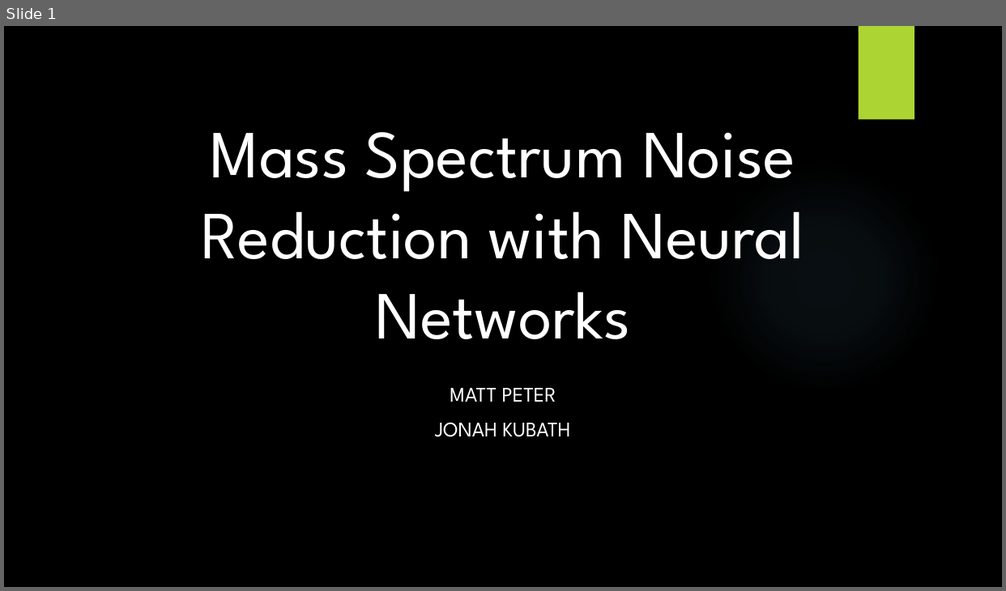
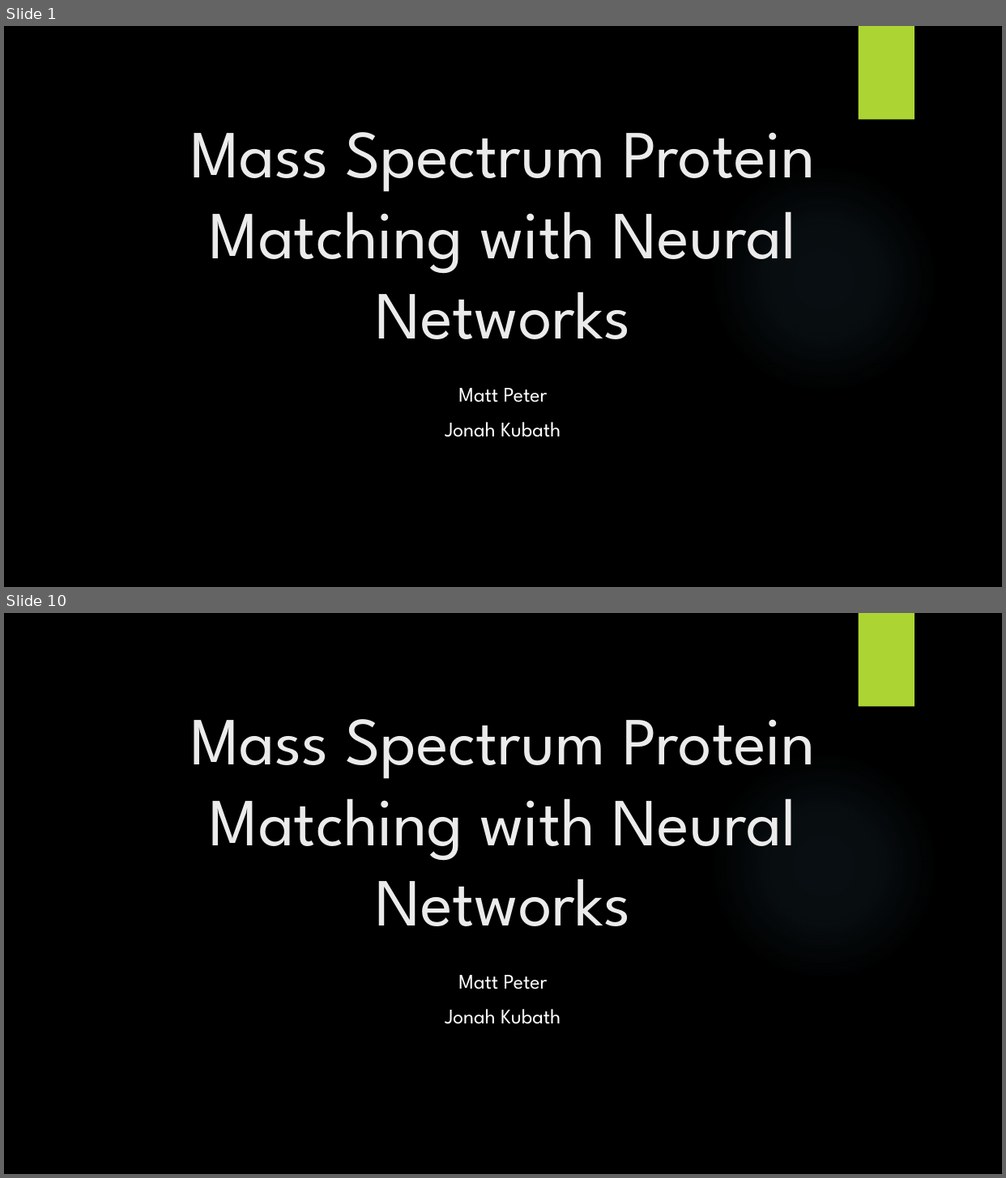
Before and after one commit to jkubath/MS2-Noise-Reduction, a slide deck: Group8.pptx. Shown one above the other, each under a label of ours: slide 1 before the commit, slides 1 and 10 after it; the slides between them are not shown. The pictures are 1006x591 and 1006x1178 pixels, drawn with LibreOffice and Linux fonts; fonts in the diff are those of the drawing; background and template pictures are left out. Boxes give left, top, right and bottom in pixels: in the first picture for what was removed or moved away, otherwise in the second. Text is boxed around its words. In the diff, an @@ line names an element or a change of style, - is before the commit and + after.

```diff
--- a/Group8.pptx
+++ b/Group8.pptx
@@ slide 10 added at (x1=4, y1=613, x2=1002, y2=1174), background picture (left out); not listed: 2 template elements that a slide beside it also shows @@
@@ title added at (x1=190, y1=719, x2=815, y2=926), 64.8 pt, text #EBEBEB @@
+Mass Spectrum Protein Matching with Neural Networks
@@ subtitle added at (x1=445, y1=975, x2=560, y2=1024), 20 pt, text #FFFFFF @@
+Matt Peter
+Jonah Kubath
@@ slide 1 changed as well @@
@@ title at (x1=190, y1=132, x2=815, y2=339): text changed; text colour #FFFFFF to #EBEBEB @@
-Mass Spectrum Noise Reduction with Neural Networks
+Mass Spectrum Protein Matching with Neural Networks
@@ subtitle at (x1=445, y1=388, x2=560, y2=437): text changed @@
-MATT PETER
-JONAH KUBATH
+Matt Peter
+Jonah Kubath
```
Also in this commit, not shown: 8 other slides added.
